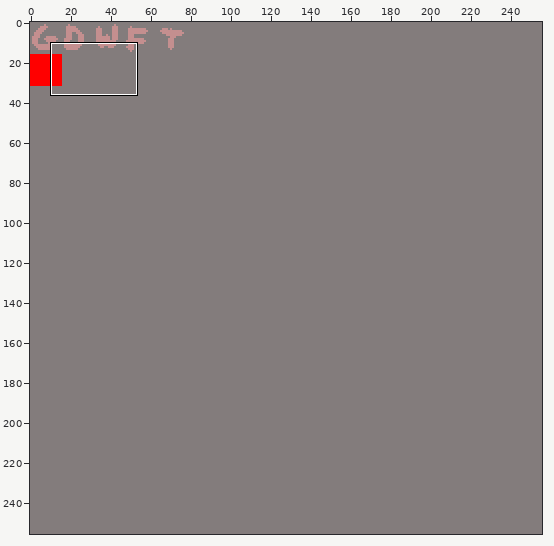
A sprite sheet gets an edit: images/tile.png. The first picture is a wide view before the edit; the outline marks the close-up.
Close-up. Before the edit:
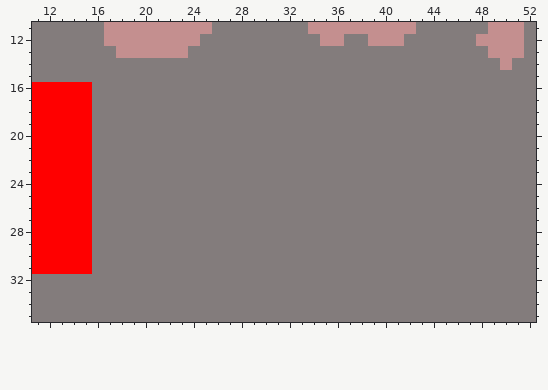
The file is 256x256 pixels. Shown: x 11..52, y 11..35. The commit also changed other parts of the picture, which this record leaves out.
New version:
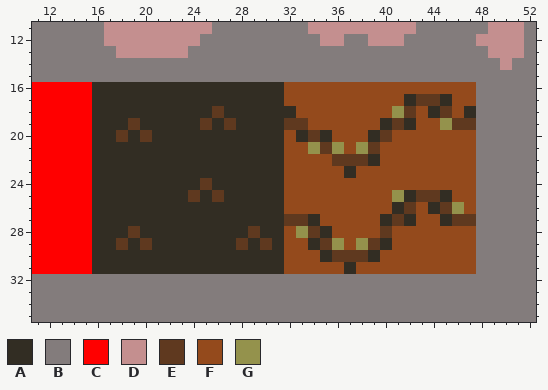
Palette (. is transparent): A #322d23  B #837c7c  C #ff0000  D #c48f8f  E #5f391f  F #944a1c  G #94924c
Diff:
y 16: x 16..47 BBBBBBBBBBBBBBBBBBBBBBBBBBBBBBBB -> AAAAAAAAAAAAAAAAFFFFFFFFFFFFFFFF
y 17: x 16..47 BBBBBBBBBBBBBBBBBBBBBBBBBBBBBBBB -> AAAAAAAAAAAAAAAAFFFFFFFFFFAEEAFF
y 18: x 16..47 BBBBBBBBBBBBBBBBBBBBBBBBBBBBBBBB -> AAAAAAAAAAEAAAAAAFFFFFFFFGEFAEFA
y 19: x 16..47 BBBBBBBBBBBBBBBBBBBBBBBBBBBBBBBB -> AAAEAAAAAEAEAAAAEEFFFFFFAEAFFGEE
y 20: x 16..47 BBBBBBBBBBBBBBBBBBBBBBBBBBBBBBBB -> AAEAEAAAAAAAAAAAFAEAFFFAEFFFFFFF
y 21: x 16..47 BBBBBBBBBBBBBBBBBBBBBBBBBBBBBBBB -> AAAAAAAAAAAAAAAAFFGEGFGEFFFFFFFF
y 22: x 16..47 BBBBBBBBBBBBBBBBBBBBBBBBBBBBBBBB -> AAAAAAAAAAAAAAAAFFFFEEEAFFFFFFFF
y 23: x 16..47 BBBBBBBBBBBBBBBBBBBBBBBBBBBBBBBB -> AAAAAAAAAAAAAAAAFFFFFAFFFFFFFFFF
y 24: x 16..47 BBBBBBBBBBBBBBBBBBBBBBBBBBBBBBBB -> AAAAAAAAAEAAAAAAFFFFFFFFFFFFFFFF
y 25: x 16..47 BBBBBBBBBBBBBBBBBBBBBBBBBBBBBBBB -> AAAAAAAAEAEAAAAAFFFFFFFFFGAEEAFF
y 26: x 16..47 BBBBBBBBBBBBBBBBBBBBBBBBBBBBBBBB -> AAAAAAAAAAAAAAAAFFFFFFFFFAEFAEGF
y 27: x 16..47 BBBBBBBBBBBBBBBBBBBBBBBBBBBBBBBB -> AAAAAAAAAAAAAAAAEEAFFFFFAEAFFAEE
y 28: x 16..47 BBBBBBBBBBBBBBBBBBBBBBBBBBBBBBBB -> AAAEAAAAAAAAAEAAFGEAFFFFEFFFFFFF
y 29: x 16..47 BBBBBBBBBBBBBBBBBBBBBBBBBBBBBBBB -> AAEAEAAAAAAAEAEAFFAEGFGEAFFFFFFF
y 30: x 16..47 BBBBBBBBBBBBBBBBBBBBBBBBBBBBBBBB -> AAAAAAAAAAAAAAAAFFFAEEEAFFFFFFFF
y 31: x 16..47 BBBBBBBBBBBBBBBBBBBBBBBBBBBBBBBB -> AAAAAAAAAAAAAAAAFFFFFAFFFFFFFFFF
Where, in picture pixels (left, top, right, bottom), the same in both close-ups:
changed: (92, 82, 476, 274)
